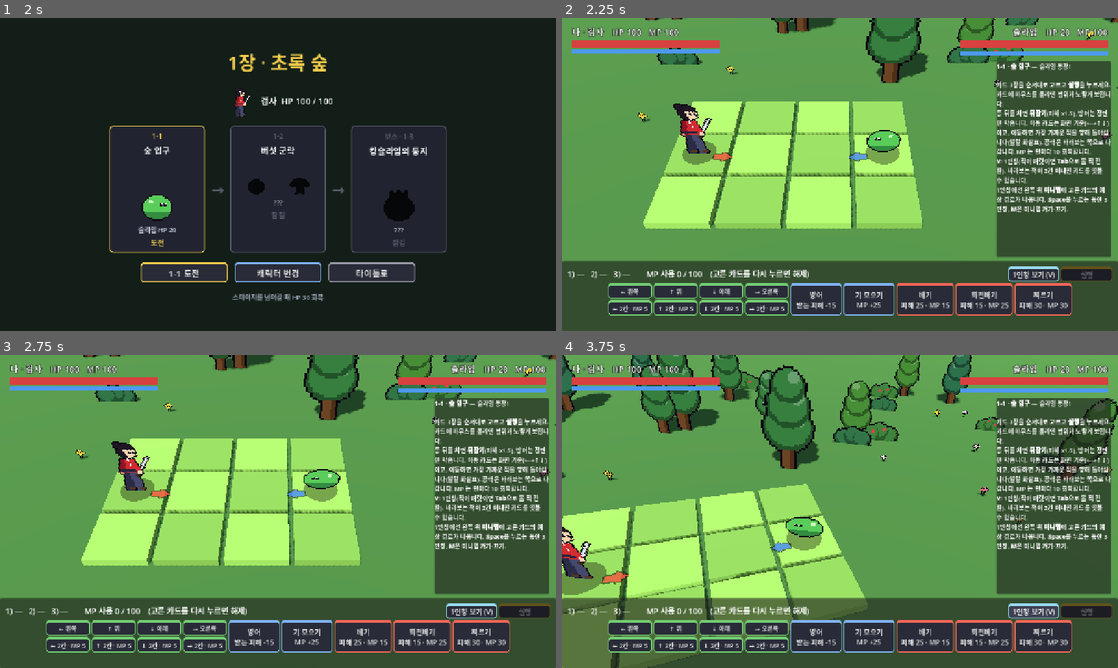
Above: before the commit, frames 1-4 (two rows, left to right).
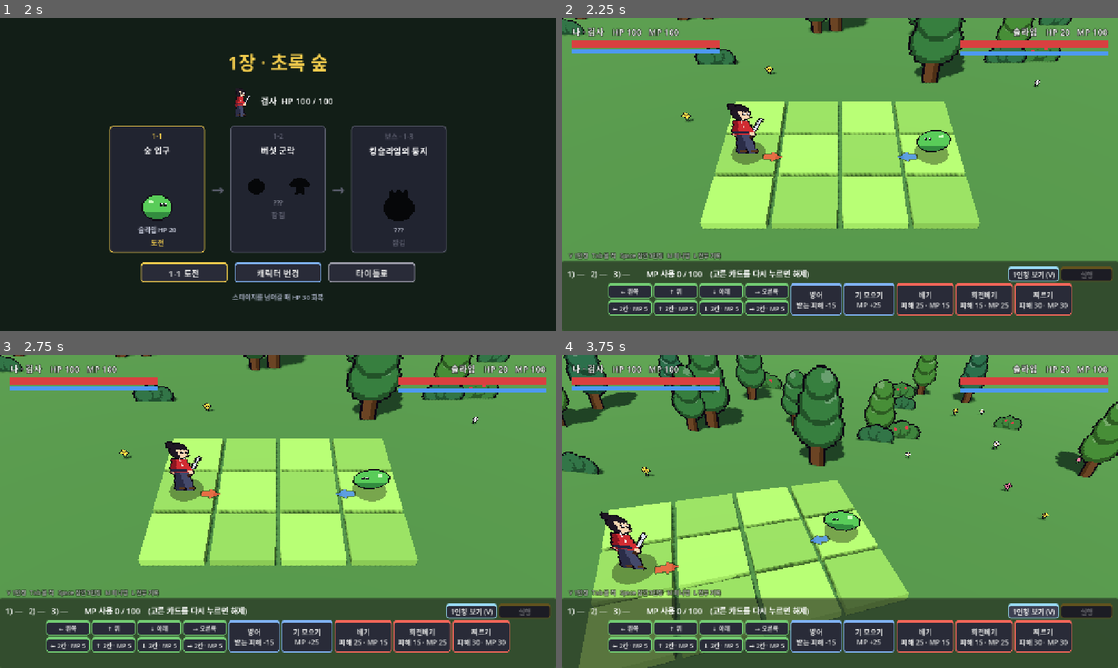
Above: after the commit, the same moments.

Repository: ldg0315/tile_card_battle
Game: Godot game, scene res://title.tscn
Same seed, same stepped clock (60 frames per second), same inputs: the game is played once before the commit and once after it.
Inputs:
- Up to frame 1 (2 s): click "싱글 플레이" at 0.5 s; click "검사 선택" at 1.25 s
- Up to frame 2 (2.25 s): click "1-1 도전" at 2 s
- Up to frame 3 (2.75 s): no input
- Up to frame 4 (3.75 s): click "1인칭 보기 (V)" at 2.75 s; click "3인칭 보기 (V)" at 3.5 s

Frame 1 is identical in both runs. In frame 2, 38% of the frame differs, in the area x 0-100%, y 0-78%; in frame 3, 38%; in frame 4, 41%, in the area x 0-100%, y 0-100%.

Commit message:
잔잔한 곡 멜로디를 낮추고 2칸 이동을 보스·플레이어로 한정, 전투 기록을 숨긴다
(1) 잔잔함 곡 멜로디를 한 옥타브 낮춘 삼각파로 — 높은 사인파가 휘파람·새 지저귐처럼 들려 새소리를 뺀 타이틀에서도 "새소리"로 들렸음
(2) 일반 몬스터(슬라임·독버섯·박쥐)는 2칸 이동 카드를 받지 않음("dash": false) — 일반 몬스터까지 뛰어다니면 판이 산만함, 보스와 플레이어만
(3) 전투 기록 패널을 기본으로 숨기고 L 로 토글, 보드를 화면 가운데로 — 중요한 정보는 이미 화면에 크게 뜸
(4) 카드 패널 위에 조작 키 안내 한 줄 — 기록 패널 안의 안내가 안 보이게 돼서

검증: tools/run_tests.sh 통과(2칸 이동 제한 테스트 추가). 전투 화면 기록 숨김·L 토글은 실행해 캡처로 확인,
바뀐 곡은 wav 로 뽑아 전달(게임 안 청취는 사용자 몫).

Co-Authored-By: Claude Opus 5.5 <noreply@anthropic.com>

Diff:
--- a/scripts/battle.gd
+++ b/scripts/battle.gd
@@ -24,6 +24,7 @@
 # 연출 전체 속도 배율(클수록 느림). 시간 값을 하나하나 고치지 않고 여기 한 곳에서 조절하려고 둔다
 const ANIM_SLOW := 1.3
 const TP_FOV := 40.0
+const CAM_X := 0.0  # 3인칭 카메라 가로 위치(보드 중심 = 0)
 const FP_FOV := 70.0
 # 상대와의 거리(칸, 대각선도 1칸) → 1인칭에서 엿볼 수 있는 상대 카드 수.
 # 가까울수록 자세가 잘 읽힌다는 설정 — 접근해야 하는 검사와 거리를 벌리려는 궁수 사이에 긴장을 만든다
@@ -174,13 +175,13 @@
 	add_child(sun)
 
 	# 이누야샤 플래시 게임처럼 보드를 앞쪽 위에서 비스듬히 내려다보는 3인칭 카메라.
-	# 시선을 보드 중심보다 앞(z+)에 두는 건 하단 카드 UI 에 보드가 가리지 않게 위로 올리려는 것,
-	# 오른쪽(x+)으로 비키는 건 오른쪽 전투 기록 패널에 보드 끝 열이 가리지 않게 하려는 것.
+	# 시선을 보드 중심보다 앞(z+)에 두는 건 하단 카드 UI 에 보드가 가리지 않게 위로 올리려는 것.
+	# 전투 기록 패널은 기본으로 숨겨서(L) 보드를 화면 가운데에 둔다.
 	cam = Camera3D.new()
 	cam.fov = TP_FOV
 	add_child(cam)
-	cam.position = Vector3(1.6, 9.5, 10.5)
-	cam.look_at(Vector3(1.6, 0, 1.0))
+	cam.position = Vector3(CAM_X, 9.5, 10.5)
+	cam.look_at(Vector3(CAM_X, 0, 1.0))
 	cam.current = true
 	tp_xform = cam.global_transform
 	cam_smooth = tp_xform
@@ -326,7 +327,7 @@
 		var p := Vector3(prng.randf_range(-16, 18), 0, prng.randf_range(-14, 2))
 		if absf(p.x) < 5.5 and p.z > -4.5:
 			continue
-		if tall and p.z > -3.5 and absf(p.x - 1.6) < 11.0:
+		if tall and p.z > -3.5 and absf(p.x - CAM_X) < 11.0:
 			continue
 		if has_sea and p.z < -7.5:
 			continue
@@ -467,6 +468,8 @@
 	log_panel.offset_right = -16
 	log_panel.offset_top = 100
 	log_panel.offset_bottom = -170
+	# 중요한 정보(보스 예고·피해·처치)는 화면에 크게 뜨니 기록은 필요할 때만(L) 본다
+	log_panel.hide()
 	root.add_child(log_panel)
 	log_label = RichTextLabel.new()
 	log_label.bbcode_enabled = true
@@ -474,6 +477,20 @@
 	log_label.add_theme_font_size_override("normal_font_size", 14)
 	log_label.add_theme_font_size_override("bold_font_size", 14)
 	log_panel.add_child(log_label)
+
+	# 전투 기록을 숨겨 둬서 조작 안내가 안 보이니, 카드 패널 바로 위에 한 줄로 늘 띄운다
+	var keys := Label.new()
+	keys.text = "V 1인칭   Tab 볼 적   Space 잠깐 3인칭   M 미니맵   L 전투 기록"
+	keys.add_theme_font_size_override("font_size", 13)
+	keys.add_theme_color_override("font_color", Color(1, 1, 1, 0.65))
+	keys.add_theme_constant_override("outline_size", 5)
+	keys.add_theme_color_override("font_outline_color", Color(0, 0, 0, 0.7))
+	keys.anchor_top = 1
+	keys.anchor_bottom = 1
+	keys.offset_left = 16
+	keys.offset_top = -184
+	keys.mouse_filter = Control.MOUSE_FILTER_IGNORE
+	root.add_child(keys)
 
 	var bottom := PanelContainer.new()
 	bottom.set_anchors_preset(Control.PRESET_BOTTOM_WIDE)
@@ -685,7 +702,7 @@
 	_log("카드 3장을 순서대로 고르고 [b]실행[/b]을 누르세요.\n카드에 마우스를 올리면 범위가 노랗게 보입니다.")
 	_log("등 뒤를 치면 [b]뒤잡기[/b](피해 x%.1f), 방어는 정면만 막습니다. 이동 카드는 화면 기준(←→↑↓)이고, 이동하면 가장 가까운 적을 향해 돌아섭니다(발밑 화살표). 공격은 바라보는 쪽으로 나갑니다. MP 는 턴마다 %d 회복합니다." % [Rules.BACKSTAB_MULT, Rules.MP_REGEN])
 	_log("[b]V[/b]: 1인칭(적이 여럿이면 [b]Tab[/b]으로 볼 적 전환). 바라보는 적이 2칸 이내면 카드를 엿볼 수 있습니다.")
-	_log("1인칭에선 왼쪽 위 [b]미니맵[/b]에 고른 카드의 예상 경로가 나옵니다. [b]Space[/b]를 누르는 동안 3인칭, [b]M[/b]은 미니맵 켜기·끄기.")
+	_log("1인칭에선 왼쪽 위 [b]미니맵[/b]에 고른 카드의 예상 경로가 나옵니다. [b]Space[/b]를 누르는 동안 3인칭, [b]M[/b]은 미니맵 켜기·끄기, [b]L[/b]은 이 기록 창.")
 	result_panel.hide()
 	_show_current_stats()
 	boss_states.clear()
@@ -882,6 +899,9 @@
 		return
 	if event.keycode == KEY_M:
 		minimap_always = not minimap_always
+		get_viewport().set_input_as_handled()
+	elif event.keycode == KEY_L:
+		log_panel.visible = not log_panel.visible
 		get_viewport().set_input_as_handled()
 	elif event.keycode == KEY_V:
 		_toggle_view()
--- a/scripts/bgm_synth.gd
+++ b/scripts/bgm_synth.gd
@@ -84,7 +84,9 @@
 			["A5", 4], ["F5", 2], ["A5", 2],
 			["G5", 8],
 		],
-		"lead_wave": "sine", "lead_vol": 0.17, "lead_sustain": 0.25,
+		# 높은 사인파 멜로디는 휘파람·새 지저귐처럼 들려서(새소리를 뺀 타이틀에서도 "새소리"로 들림)
+		# 한 옥타브 낮춘 부드러운 삼각파로
+		"lead_wave": "tri", "lead_vol": 0.2, "lead_sustain": 0.35, "lead_transpose": -12,
 		"pad_vol": 0.045, "bass": "long", "bass_vol": 0.14, "drums": "none",
 		"ambient": ["birds", "wind"],
 	},
@@ -176,7 +178,7 @@
 	for n: Array in song.melody:
 		var len_s: float = n[1] * eighth
 		if n[0] != "-":
-			_note(buf, t, len_s * 0.92, hz(midi(n[0])), lead_wave, song.lead_vol,
+			_note(buf, t, len_s * 0.92, hz(midi(n[0]) + song.get("lead_transpose", 0)), lead_wave, song.lead_vol,
 				song.get("lead_sustain", 0.6), song.get("lead_attack", 0.005))
 		t += len_s
 
--- a/scripts/cards.gd
+++ b/scripts/cards.gd
@@ -50,6 +50,7 @@
 	# ---- 싱글 플레이 몬스터. hp 를 생략하면 MAX_HP, scale 은 화면에서의 키 배율
 	"slime": {
 		"name": "슬라임",
+		"dash": false,  # 2칸 이동은 플레이어와 보스만 — 일반 몬스터까지 뛰어다니면 판이 산만하다
 		"hp": 60,
 		"attacks": {
 			"slime_tackle": {"name": "몸통박치기", "anim": "lunge", "type": "attack", "cost": 10, "dmg": 15,
@@ -61,6 +62,7 @@
 	},
 	"mushroom": {
 		"name": "독버섯",
+		"dash": false,  # 2칸 이동은 플레이어와 보스만 — 일반 몬스터까지 뛰어다니면 판이 산만하다
 		"hp": 30,
 		"attacks": {
 			"mush_bonk": {"name": "박치기", "anim": "lunge", "type": "attack", "cost": 5, "dmg": 8,
@@ -104,6 +106,7 @@
 	},
 	"bat": {
 		"name": "박쥐",
+		"dash": false,  # 2칸 이동은 플레이어와 보스만 — 일반 몬스터까지 뛰어다니면 판이 산만하다
 		"hp": 50,
 		"attacks": {
 			"bat_bite": {"name": "물기", "anim": "lunge", "type": "attack", "cost": 5, "dmg": 12,
@@ -160,9 +163,13 @@
 
 
 ## 공통 카드 + 캐릭터 고유 공격. 손패는 매 턴 전부 열려 있고 그중 3장을 고른다.
+## "dash": false 인 캐릭터(일반 몬스터)는 2칸 이동 카드를 받지 않는다.
 static func hand_for(char_id: String) -> Array[String]:
 	var hand: Array[String] = []
-	hand.assign(COMMON.keys())
+	var can_dash: bool = CHARACTERS[char_id].get("dash", true)
+	for id: String in COMMON:
+		if can_dash or not id.begins_with("dash_"):
+			hand.append(id)
 	for id: String in CHARACTERS[char_id].attacks.keys():
 		hand.append(id)
 	return hand
--- a/tests/test_rules.gd
+++ b/tests/test_rules.gd
@@ -37,6 +37,7 @@
 	_test_multi_enemy()
 	_test_mp_regen()
 	_test_dash()
+	_test_dash_only_players_and_bosses()
 	_test_synth_sounds()
 	_test_bgm()
 	_test_bgm_slots()
@@ -384,3 +385,13 @@
 		for i in range(0, frames, 7):
 			peak = maxi(peak, absi(s.data.decode_s16(i * 2)))
 		check(peak > 3000 and peak < 32767, "%s: 소리가 있고 찢어지지 않음 (peak %d)" % [name, peak])
+
+
+## 2칸 이동은 플레이어와 보스만.
+func _test_dash_only_players_and_bosses() -> void:
+	for id in ["sword", "archer", "king_slime", "skeleton"]:
+		check(Cards.hand_for(id).has("dash_right"), "%s 는 2칸 이동 가능" % id)
+	for id in ["slime", "mushroom", "bat"]:
+		check(not Cards.hand_for(id).has("dash_right") and Cards.hand_for(id).has("right"), "%s 는 1칸 이동만" % id)
+	var r = Rules.new("sword", "slime")
+	check(not r.is_valid_selection(1, ["dash_left", "rest", "guard"]), "일반 몬스터는 2칸 이동 카드를 낼 수 없음")
